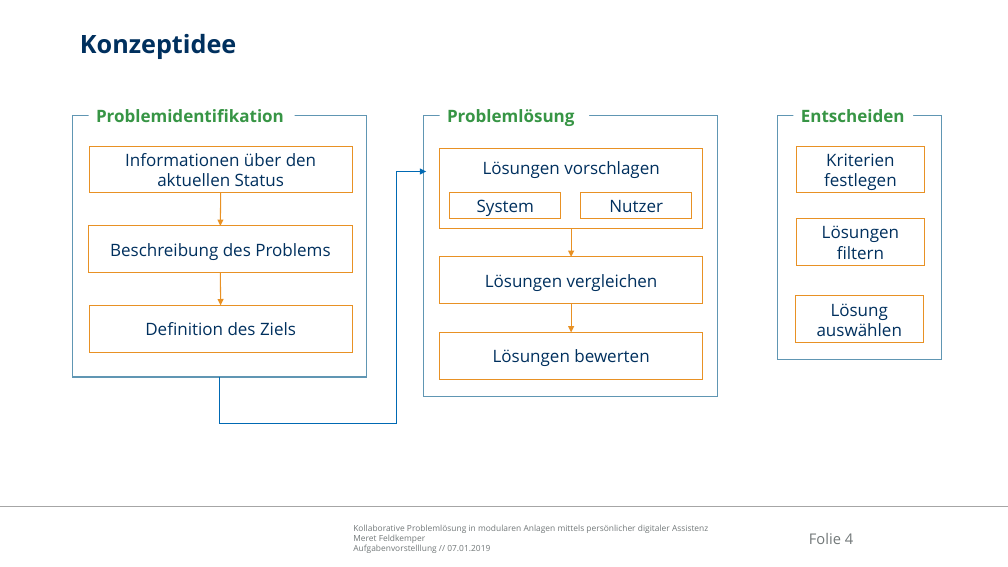
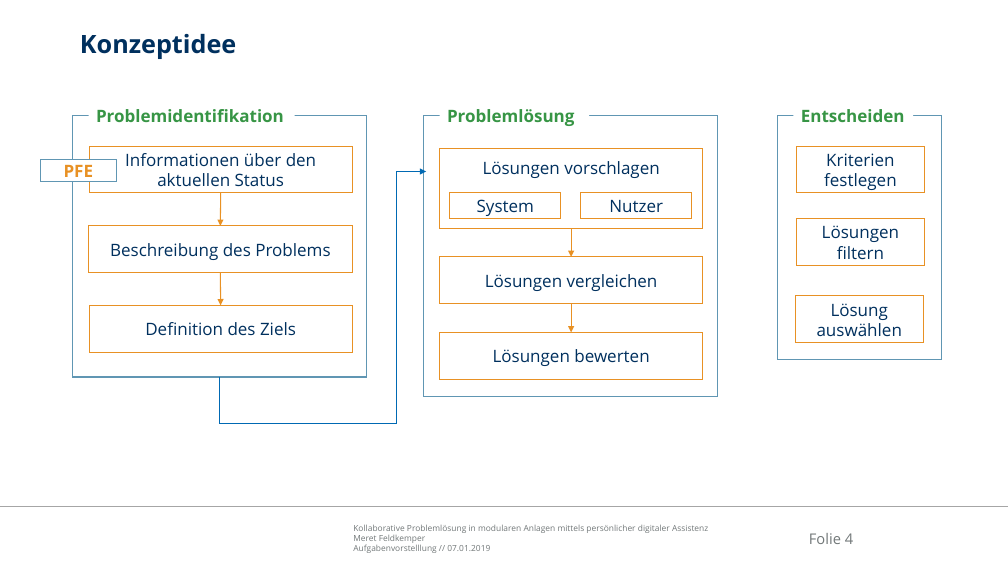
Before and after one commit to Ral3007/Diplomarbeit, a slide deck: slide 4 of Dokumente/Präsentationen/2019-01-24_DA_Feldkemper_Treffen_Krzywinski.pptx. Drawn at 1008x567 pixels with LibreOffice and Linux fonts; fonts in the diff are those of the drawing; background and template pictures are left out. Boxes give left, top, right and bottom in pixels: in the first picture for what was removed or moved away, otherwise in the second. Text is boxed around its words. In the diff, an @@ line names an element or a change of style, - is before the commit and + after.

```diff
--- a/Dokumente/Präsentationen/2019-01-24_DA_Feldkemper_Treffen_Krzywinski.pptx
+++ b/Dokumente/Präsentationen/2019-01-24_DA_Feldkemper_Treffen_Krzywinski.pptx
@@ rectangle added at bbox=[41, 160, 116, 181], fill #FFFFFF, outline #6096B3 1 pt, 16.2 pt, text #E89124, bold @@
+PFE
```
Also in this commit, not shown: 1 other slide changed.
